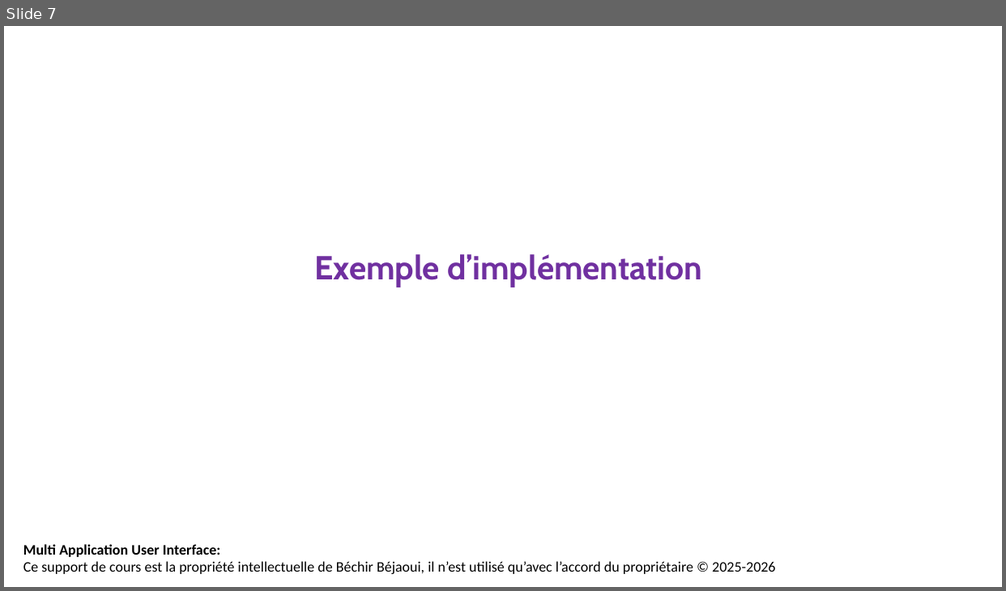
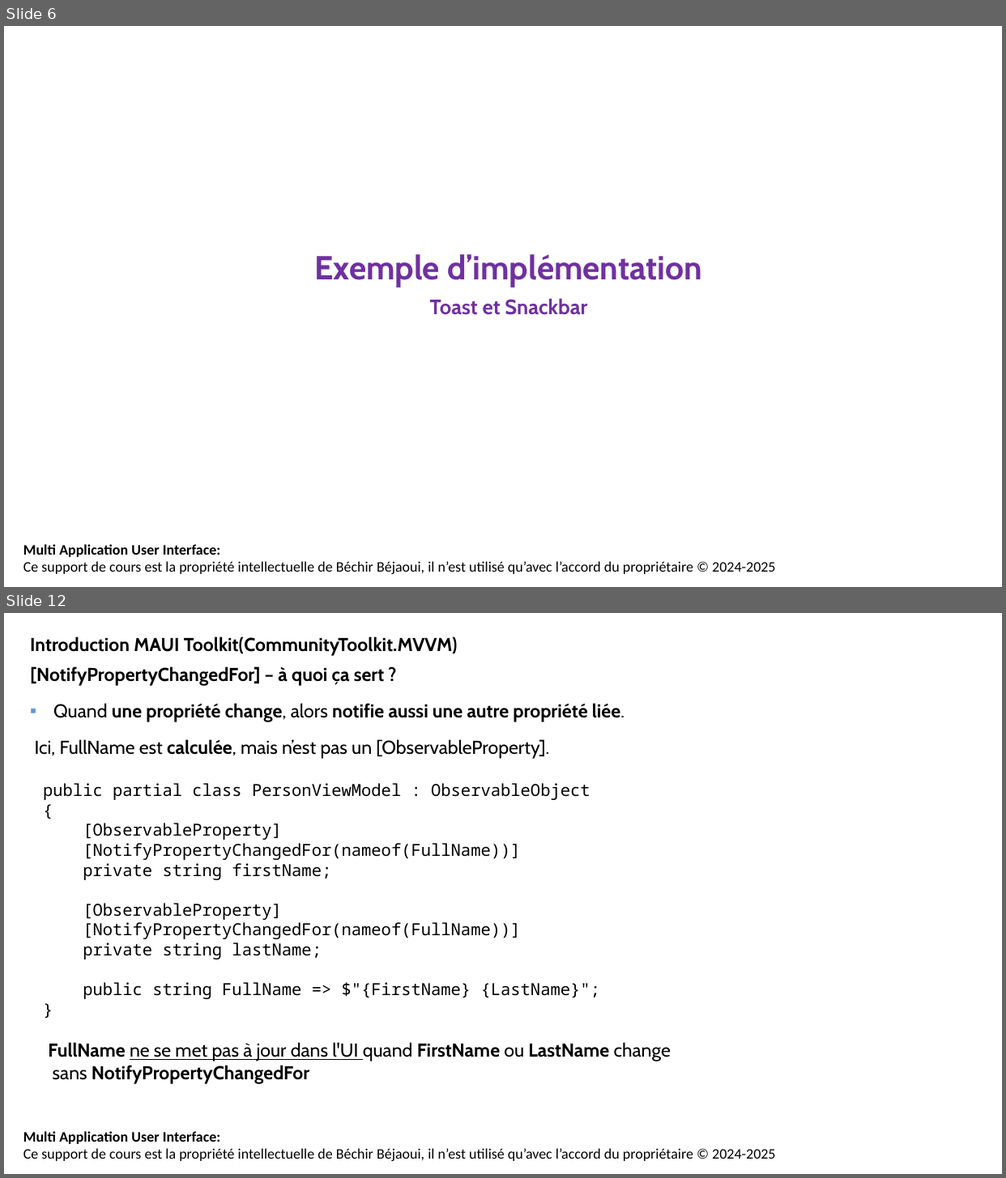
Before and after one commit to bejaouibechir/MAUI, a slide deck: 16.MAUI Toolkit.pptx. Shown one above the other, each under a label of ours: slide 7 before the commit, slides 6 and 12 after it; the slides between them are not shown. The pictures are 1006x591 and 1006x1178 pixels, drawn with LibreOffice and Linux fonts; fonts in the diff are those of the drawing; background and template pictures are left out. Boxes give left, top, right and bottom in pixels: in the first picture for what was removed or moved away, otherwise in the second. Text is boxed around its words. In the diff, an @@ line names an element or a change of style, - is before the commit and + after.

```diff
--- a/16.MAUI Toolkit.pptx
+++ b/16.MAUI Toolkit.pptx
@@ slide 12 added at [4, 613, 1002, 1174], background #FFFFFF; not listed: 1 template element that a slide beside it also shows @@
@@ text added at [30, 636, 458, 656], 18 pt, text #000000, bold @@
+Introduction MAUI Toolkit(CommunityToolkit.MVVM)
@@ text added at [30, 666, 385, 686], 18 pt, text #000000, bold @@
+[NotifyPropertyChangedFor] – à quoi ça sert ?
@@ text added at [53, 703, 624, 722], 18 pt, text #000000, bold @@
+▪ Quand une propriété change, alors notifie aussi une autre propriété liée.
@@ text added at [35, 739, 549, 759], 18 pt, text #000000 @@
+Ici, FullName est calculée, mais n’est pas un [ObservableProperty].
@@ text added at [43, 783, 600, 999], 16 pt, text #000000 @@
+public partial class PersonViewModel : ObservableObject
+{
+[ObservableProperty]
+[NotifyPropertyChangedFor(nameof(FullName))]
+private string firstName;
+[ObservableProperty]
+[NotifyPropertyChangedFor(nameof(FullName))]
+private string lastName;
+public string FullName => $"{FirstName} {LastName}";
+}
@@ text added at [48, 1042, 671, 1084], 18 pt, text #000000, bold @@
+FullName ne se met pas à jour dans l'UI quand FirstName ou LastName change
+sans NotifyPropertyChangedFor
@@ what was slide 7 is now slide 6 @@
@@ slide 6 changed as well @@
@@ text at [430, 298, 587, 315]: paragraph added @@
+Toast et Snackbar
@@ text at [23, 561, 775, 574]: text changed @@
-Ce support de cours est la propriété intellectuelle de Béchir Béjaoui, il n’est utilisé qu’avec l’accord du propriétaire © 2025-2026
+Ce support de cours est la propriété intellectuelle de Béchir Béjaoui, il n’est utilisé qu’avec l’accord du propriétaire © 2024-2025
```
Also in this commit, not shown: 5 other slides changed, 10 other slides added, 6 slides removed, 2 other files.
